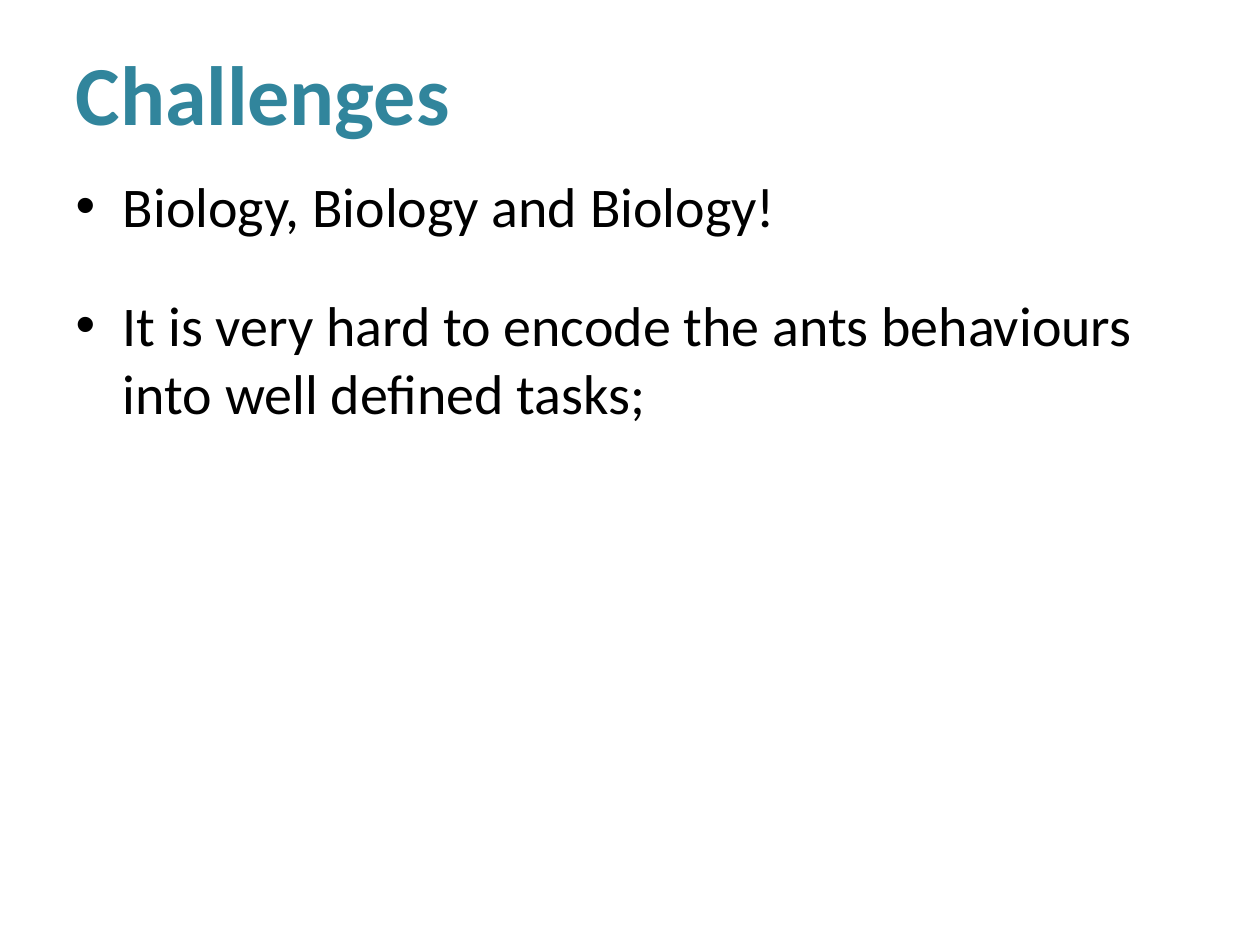
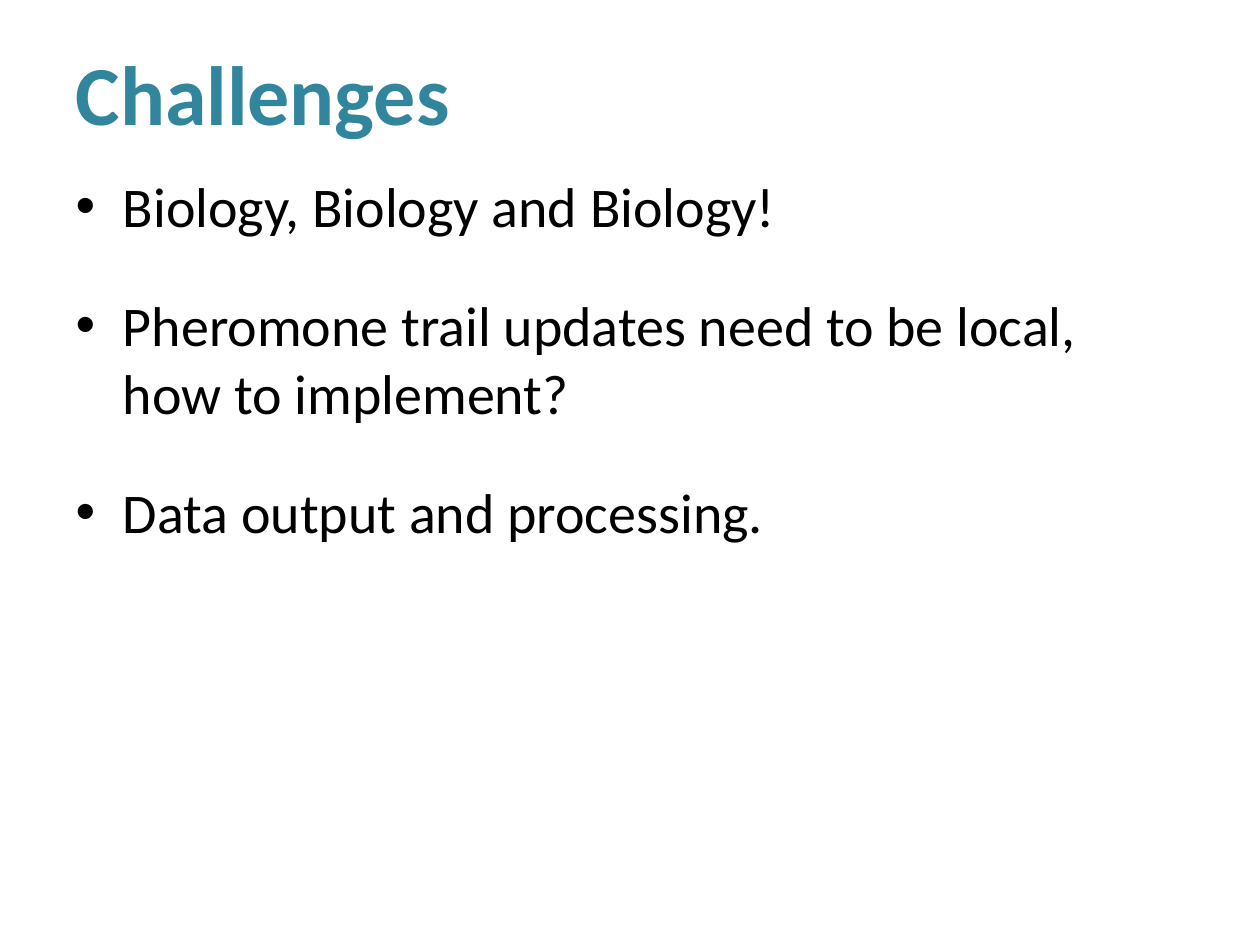
Before and after one commit to luiz-filipe/msc-project, a slide deck: slide 12 of presentation-june/Presentation.pptx. Drawn at 1260x945 pixels with LibreOffice and Linux fonts; fonts in the diff are those of the drawing; background and template pictures are left out. Boxes give left, top, right and bottom in pixels: in the first picture for what was removed or moved away, otherwise in the second. Text is boxed around its words. In the diff, an @@ line names an element or a change of style, - is before the commit and + after.

Commit message:
Pheromone update basic implementation done. Presentation almost finished.

```diff
--- a/presentation-june/Presentation.pptx
+++ b/presentation-june/Presentation.pptx
@@ text at (123, 307, 1075, 543): text changed @@
-• It is very hard to encode the ants behaviours into well defined tasks;
+• Pheromone trail updates need to be local, how to implement?
+• Data output and processing.
```
Also in this commit, not shown: 6 other slides changed, 1 slide added, 1 slide removed, 4 other files.
